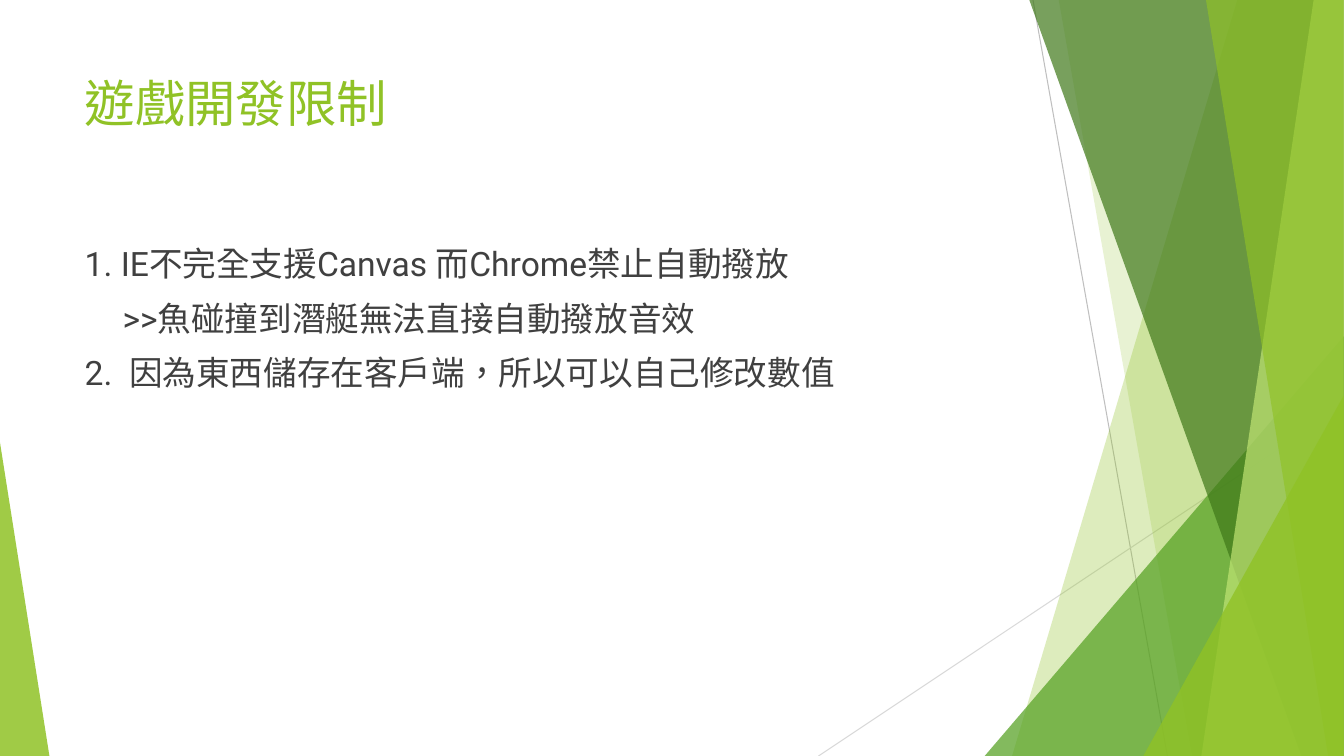
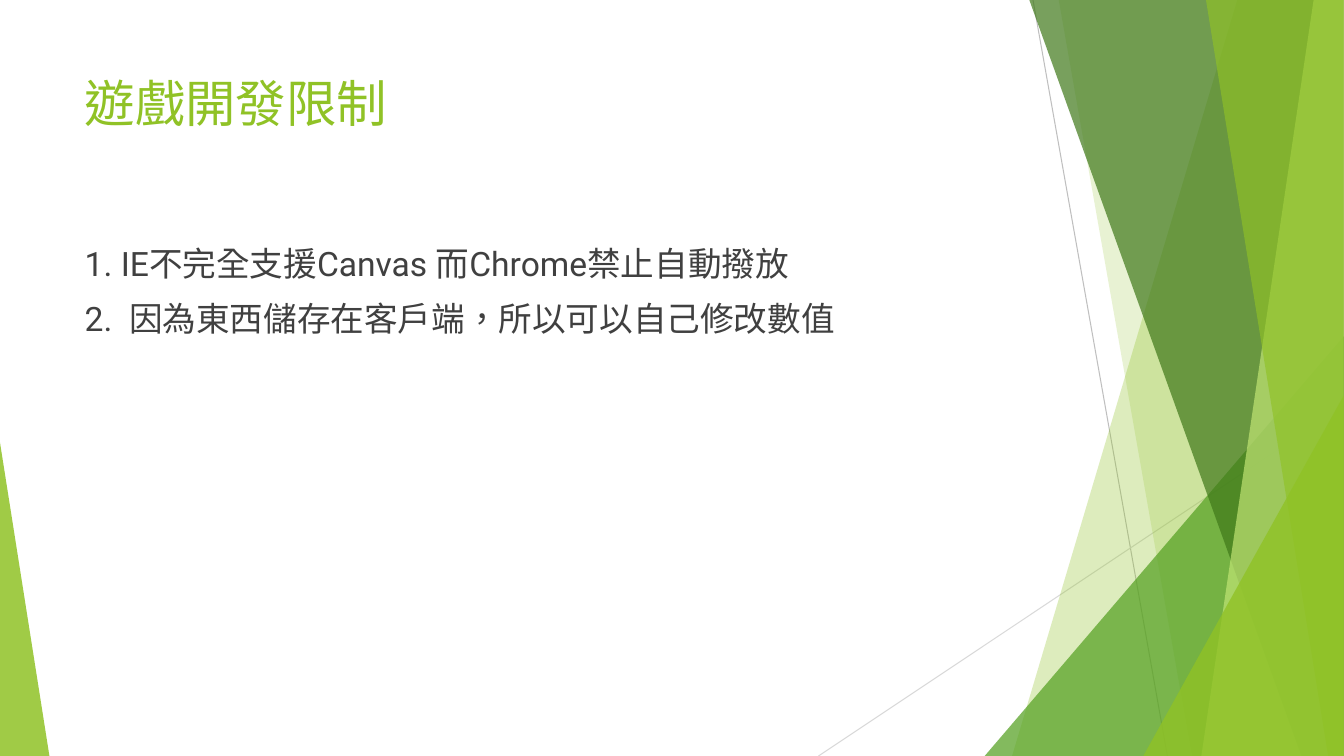
Before and after one commit to Freedom1026/Canvas, a slide deck: slide 18 of 保衛潛艇戰(守城遊戲).pptx. Drawn at 1344x756 pixels with LibreOffice and Linux fonts; fonts in the diff are those of the drawing. Boxes give left, top, right and bottom in pixels: in the first picture for what was removed or moved away, otherwise in the second. Text is boxed around its words. In the diff, an @@ line names an element or a change of style, - is before the commit and + after.

```diff
--- a/保衛潛艇戰(守城遊戲).pptx
+++ b/保衛潛艇戰(守城遊戲).pptx
@@ text at (x1=123, y1=302, x2=696, y2=334): paragraph removed @@
->>魚碰撞到潛艇無法直接自動撥放音效
```
Also in this commit, not shown: 7 other slides changed.
